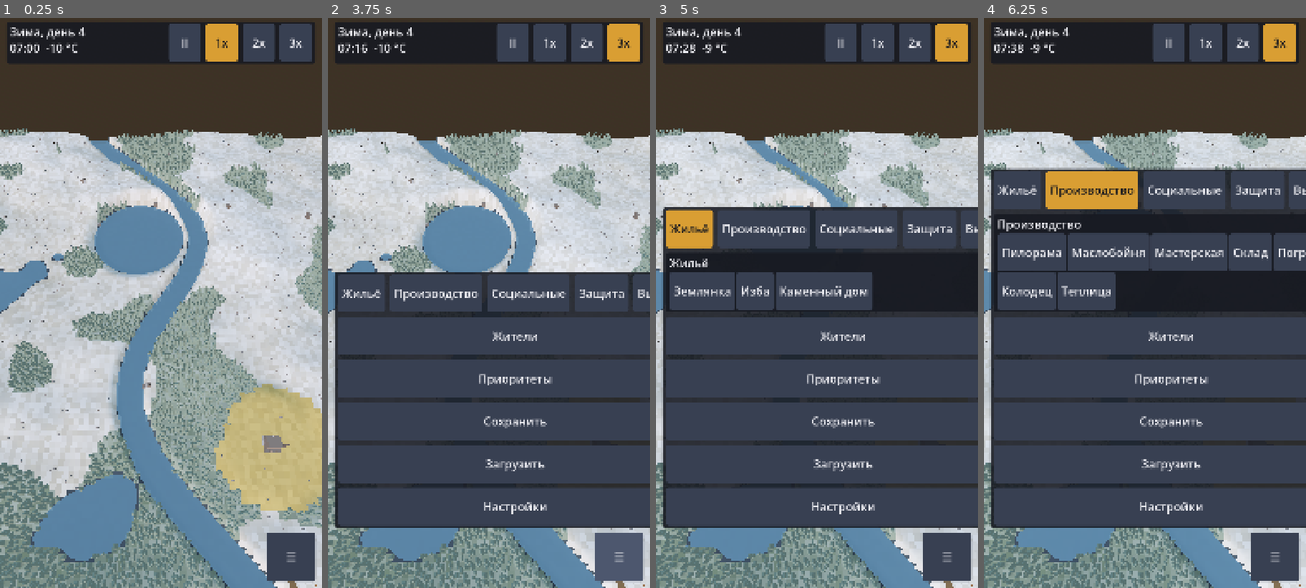
Above: before the commit, frames 1-4 (left to right).
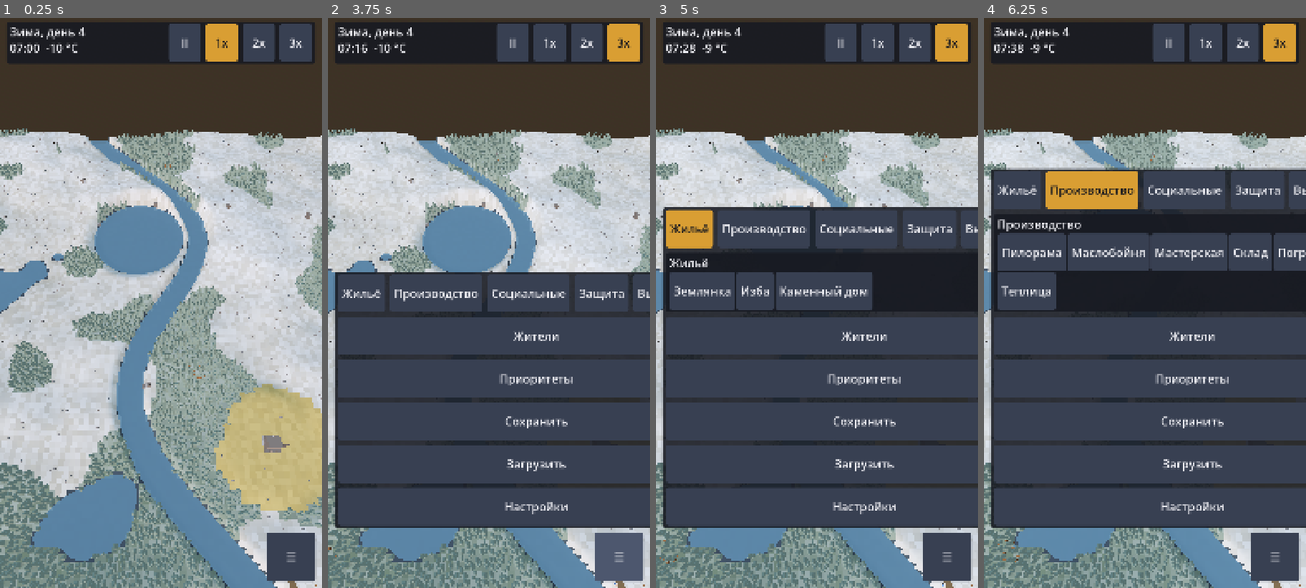
Above: after the commit, the same moments.

Repository: argunov250-del/LongDarks
Game: Godot game, scene res://scenes/main.tscn
Same seed, same stepped clock (60 frames per second), same inputs: the game is played once before the commit and once after it.
Inputs:
- Up to frame 1 (0.25 s): no input
- Up to frame 2 (3.75 s): click "II" at 0.5 s; click "1x" at 1.25 s; click "2x" at 2 s; click "3x" at 2.75 s; click "☰" at 3.5 s
- Up to frame 3 (5 s): click "Жильё" at 4.25 s
- Up to frame 4 (6.25 s): click "Жильё" at 5 s; click "Производство" at 5.75 s

The runs differ from the first frame. In frame 1, less than 0.1% of the frame differs, in the area x 35-76%, y 25-90%; in frame 2, 1.2%; in frame 3, 1.2%; in frame 4, 2.5%, in the area x 4-76%, y 24-96%.

Commit message:
feat: field brush UI, field/herd view, main wiring for food
Refs: design/gdd/food.md

Co-Authored-By: Claude Sonnet 5.5 <noreply@anthropic.com>
Claude-Session: https://claude.ai/code/session_01E81XnZbR2B2CpTCj79fqbj

Diff:
--- a/src/building/view/build_controller.gd
+++ b/src/building/view/build_controller.gd
@@ -44,6 +44,9 @@
 var selected_villager := -1
 var restore_menu := false
 var felling_mode := false
+var field_mode := false          # кисть полей (шаг 16): тот же режим кисти, цель — разметка поля
+var field_crop: StringName = &"grain"
+var food: FoodSystem
 var brush_radius := 6.0
 var brush_circle := true
 var brush_pos := Vector3.ZERO
@@ -71,6 +74,7 @@
 	hud.build_selected.connect(start_placement)
 	hud.action_pressed.connect(on_action)
 	hud.fell_requested.connect(start_felling_mode)
+	hud.field_requested.connect(start_field_mode)
 	hud.villager_card_requested.connect(select_villager)
 	sim.bus.subscribe(ConstructionSystem.TOPIC_CHANGED, _on_changed)
 	_on_changed({})
@@ -209,10 +213,25 @@
 	_update_brush()
 
 
+func start_field_mode() -> void:
+	if food == null:
+		return
+	start_felling_mode()
+	field_mode = true
+	_update_brush()
+
+
+func cycle_field_crop() -> void:
+	var i := FoodDefs.CROPS.find(field_crop)
+	field_crop = FoodDefs.CROPS[(i + 1) % FoodDefs.CROPS.size()]
+	_update_brush()
+
+
 func cancel_felling_mode() -> void:
 	if not felling_mode:
 		return
 	felling_mode = false
+	field_mode = false
 	brush_cells = []
 	if _brush != null:
 		_brush.queue_free()
@@ -235,7 +254,7 @@
 	if not felling_mode:
 		return 0
 	_update_brush()
-	var n := con.start_felling(brush_cells)
+	var n := food.designate(brush_cells, field_crop) if field_mode else con.start_felling(brush_cells)
 	cancel_felling_mode()
 	return n
 
@@ -246,7 +265,7 @@
 	var hit = pick_ground()
 	if hit != null:
 		brush_pos = hit
-	brush_cells = con.fell_cells_in_brush(brush_pos, brush_radius, brush_circle)
+	brush_cells = food.field_cells_in_brush(brush_pos, brush_radius, brush_circle) if field_mode else con.fell_cells_in_brush(brush_pos, brush_radius, brush_circle)
 	if _brush == null or _brush_drawn != brush_radius or _brush_circle_drawn != brush_circle:
 		if _brush != null:
 			_brush.queue_free()
@@ -268,6 +287,16 @@
 		_brush_drawn = brush_radius
 		_brush_circle_drawn = brush_circle
 	_brush.position = Vector3(brush_pos.x, con.ground_height(brush_pos) + 0.2, brush_pos.z)
+	if field_mode:
+		hud.show_actions("Поле: %s, %s, радиус %d м\nСвободных клеток: %d (лес сначала вырубить)" % [
+				FoodDefs.CROP_NAMES[field_crop].to_lower(), "круг" if brush_circle else "квадрат", roundi(brush_radius), brush_cells.size()], [
+			[&"field_crop", FoodDefs.CROP_NAMES[field_crop], true],
+			[&"fell_shape", "Круг" if not brush_circle else "Квадрат", true],
+			[&"fell_minus", "−", brush_radius > BRUSH_MIN],
+			[&"fell_plus", "+", brush_radius < BRUSH_MAX],
+			[&"fell_confirm", "Разметить", not brush_cells.is_empty()],
+			[&"fell_cancel", "Отмена", true]])
+		return
 	hud.show_actions("Вырубка: %s, радиус %d м\nДеревьев в %d клетках леса" % [
 			"круг" if brush_circle else "квадрат", roundi(brush_radius), brush_cells.size()], [
 		[&"fell_shape", "Круг" if not brush_circle else "Квадрат", true],
@@ -336,6 +365,9 @@
 	var rid := con.ruin_at(p)
 	if rid >= 0:
 		select_ruin(rid)
+	elif food != null and not food.field_at(map.cell_of(p.x, p.z)).is_empty():
+		clear_selection()
+		hud.show_actions(food.field_text(map.cell_of(p.x, p.z)), [[&"close", "Закрыть", true]])
 	else:
 		clear_selection()
 
@@ -425,6 +457,13 @@
 
 
 func _building_text(b: Building) -> String:
+	var base := _building_text_base(b)
+	if food != null and BuildingDefs.is_greenhouse(b.type) and b.is_done():
+		base += "\n" + food.greenhouse_text(b.id)
+	return base
+
+
+func _building_text_base(b: Building) -> String:
 	var t := BuildingDefs.display_name(b.type)
 	if b.is_done():
 		if production != null and production.is_producing_building(b.id):
@@ -518,6 +557,8 @@
 	match id:
 		&"fell_shape":
 			toggle_brush_shape()
+		&"field_crop":
+			cycle_field_crop()
 		&"fell_minus":
 			change_brush(-BRUSH_STEP)
 		&"fell_plus":
--- a/src/core/main.gd
+++ b/src/core/main.gd
@@ -9,6 +9,8 @@
 var weather_visuals: WeatherVisuals
 var climate: ClimateSystem
 var climate_birds: ClimateBirds
+var food: FoodSystem
+var food_view: FoodView
 var season_visuals: SeasonVisuals
 var world_view: WorldView
 var economy: EconomySystem
@@ -49,6 +51,11 @@
 	SimRunner.sim.register_system(climate)
 	climate.attach(SimRunner.sim)
 	climate.bind(seasons)
+	food = FoodSystem.new()
+	SimRunner.sim.register_system(food)
+	food.attach(SimRunner.sim)
+	food.bind(economy, world_map, construction, seasons, weather, climate)
+	villagers.food = food
 	world_view = WorldView.new()
 	world_view.name = "World"
 	add_child(world_view)
@@ -79,6 +86,10 @@
 	climate_birds.name = "ClimateBirds"
 	add_child(climate_birds)
 	climate_birds.setup(climate, seasons, world_map, economy.deposits, func() -> Vector3: return weather_visuals._focus_point())
+	food_view = FoodView.new()
+	food_view.name = "FoodView"
+	add_child(food_view)
+	food_view.setup(food, world_map, SimRunner.sim)
 	var rig: CameraRig = $CameraRig
 	rig.setup(world_map, $CameraRig/Camera3D)
 	SimRunner.sim.register_system(rig.save_system)
@@ -89,4 +100,5 @@
 	build_controller.production = production
 	build_controller.villagers = villagers
 	build_controller.villagers_view = villagers_view
+	build_controller.food = food
 	print("LongDarks: main scene ready, world %dx%d, terrain verts %d" % [world_map.size, world_map.size, world_view.terrain_vertex_count])
--- a/src/food/food_system.gd
+++ b/src/food/food_system.gd
@@ -42,6 +42,10 @@
 	weather = weather_in
 	climate = climate_in
 	_init_world()
+
+
+func attach(sim: Simulation) -> void:
+	_sim = sim
 
 
 static func is_food_kind(kind: StringName) -> bool:
--- /dev/null
+++ b/src/food/view/food_view.gd
@@ -0,0 +1,137 @@
+class_name FoodView
+extends Node3D
+## Step 16 (design/gdd/food.md): draws field cells (by crop/stage) and low-poly wild herds.
+
+const REFRESH := 1.5
+const FIELD_LIFT := 0.12
+const COLOR_DESIGNATED := Color(0.55, 0.45, 0.28, 0.75)
+const COLOR_PLOWED := Color(0.30, 0.20, 0.12)
+const COLOR_SOWN := Color(0.25, 0.45, 0.18)
+const RIPE_COLORS := {&"grain": Color(0.90, 0.78, 0.25), &"potato": Color(0.45, 0.55, 0.22), &"rapeseed": Color(0.95, 0.88, 0.15)}
+const DEER_COLOR := Color(0.50, 0.33, 0.18)
+const HARE_COLOR := Color(0.62, 0.58, 0.52)
+const MAX_PER_REGION := 12
+
+var food: FoodSystem
+var world: WorldMap
+var _fields: MeshInstance3D
+var _herds: Dictionary = {}     # region id -> Array[Node3D]
+var _acc := REFRESH
+var _dirty := true
+var _last_pos: Dictionary = {}
+
+
+func setup(food_in: FoodSystem, world_in: WorldMap, sim: Simulation) -> void:
+	food = food_in
+	world = world_in
+	_fields = MeshInstance3D.new()
+	_fields.name = "Fields"
+	var m := StandardMaterial3D.new()
+	m.vertex_color_use_as_albedo = true
+	m.transparency = BaseMaterial3D.TRANSPARENCY_ALPHA
+	m.roughness = 1.0
+	_fields.material_override = m
+	add_child(_fields)
+	sim.bus.subscribe(FoodSystem.TOPIC_CHANGED, func(_p: Dictionary) -> void: _dirty = true)
+
+
+func _process(delta: float) -> void:
+	update(delta)
+
+
+## Frame update (also called directly by tests/screenshots).
+func update(delta: float) -> void:
+	if food == null:
+		return
+	_acc += delta
+	if _dirty or _acc >= REFRESH:
+		_acc = 0.0
+		_dirty = false
+		rebuild_fields()
+	_sync_herds(delta)
+
+
+func field_color(f: Dictionary) -> Color:
+	match f["stage"]:
+		FoodSystem.Stage.PLOWED:
+			return COLOR_PLOWED
+		FoodSystem.Stage.SOWN:
+			return COLOR_PLOWED.lerp(COLOR_SOWN, clampf(0.35 + f["growth"], 0.0, 1.0)).lerp(RIPE_COLORS[f["crop"]], clampf(f["growth"] - 0.6, 0.0, 0.4) * 2.0)
+		FoodSystem.Stage.RIPE:
+			return RIPE_COLORS[f["crop"]]
+	return COLOR_DESIGNATED
+
+
+func rebuild_fields() -> void:
+	var verts := PackedVector3Array()
+	var cols := PackedColorArray()
+	var norms := PackedVector3Array()
+	var idx := PackedInt32Array()
+	var cs := world.cell_size
+	for i in food.fields:
+		var f: Dictionary = food.fields[i]
+		var c := Vector3(i % world.size, 0.0, i / world.size)
+		var col := field_color(f)
+		var base := verts.size()
+		for k in 4:
+			var x := (c.x + (k & 1)) * cs
+			var z := (c.z + (k >> 1)) * cs
+			verts.append(Vector3(x, world.height_at(x, z) + FIELD_LIFT, z))
+			norms.append(Vector3.UP)
+			cols.append(col)
+		idx.append_array(PackedInt32Array([base, base + 2, base + 1, base + 1, base + 2, base + 3]))
+	if verts.is_empty():
+		_fields.mesh = null
+		return
+	var arr := []
+	arr.resize(Mesh.ARRAY_MAX)
+	arr[Mesh.ARRAY_VERTEX] = verts
+	arr[Mesh.ARRAY_NORMAL] = norms
+	arr[Mesh.ARRAY_COLOR] = cols
+	arr[Mesh.ARRAY_INDEX] = idx
+	var mesh := ArrayMesh.new()
+	mesh.add_surface_from_arrays(Mesh.PRIMITIVE_TRIANGLES, arr)
+	_fields.mesh = mesh
+
+
+func _make_animal(species: StringName) -> Node3D:
+	var n := Node3D.new()
+	var col: Color = DEER_COLOR if species == &"deer" else HARE_COLOR
+	var s := 1.0 if species == &"deer" else 0.4
+	var mat := StandardMaterial3D.new()
+	mat.albedo_color = col
+	var parts := [[Vector3(0.9, 0.5, 0.4), Vector3(0, 0.85, 0)], [Vector3(0.25, 0.3, 0.25), Vector3(0.55, 1.15, 0)],
+		[Vector3(0.12, 0.6, 0.12), Vector3(0.3, 0.3, 0.12)], [Vector3(0.12, 0.6, 0.12), Vector3(0.3, 0.3, -0.12)],
+		[Vector3(0.12, 0.6, 0.12), Vector3(-0.3, 0.3, 0.12)], [Vector3(0.12, 0.6, 0.12), Vector3(-0.3, 0.3, -0.12)]]
+	for p in parts:
+		var mi := MeshInstance3D.new()
+		var bm := BoxMesh.new()
+		bm.size = p[0] * s
+		mi.mesh = bm
+		mi.position = p[1] * s
+		mi.material_override = mat
+		n.add_child(mi)
+	add_child(n)
+	return n
+
+
+func _sync_herds(_delta: float) -> void:
+	for r in food.regions:
+		var want := mini(food.region_visible_animals(r), MAX_PER_REGION)
+		var list: Array = _herds.get(r["id"], [])
+		while list.size() > want:
+			(list.pop_back() as Node3D).queue_free()
+		while list.size() < want:
+			list.append(_make_animal(r["species"]))
+		_herds[r["id"]] = list
+		var p: Vector3 = r["pos"]
+		for k in list.size():
+			var a := float(k) * 2.4 + float(r["id"])
+			var off := Vector3(cos(a), 0.0, sin(a)) * (1.5 + 0.8 * float(k % 4))
+			var pos := Vector3(p.x + off.x, 0.0, p.z + off.z)
+			pos.y = world.height_at(pos.x, pos.z)
+			var n: Node3D = list[k]
+			var old: Vector3 = n.position
+			n.position = pos
+			if pos.distance_to(old) > 0.01:
+				n.rotation.y = atan2(-(pos.z - old.z), pos.x - old.x)
--- a/src/ui/hud.gd
+++ b/src/ui/hud.gd
@@ -7,6 +7,7 @@
 ## чтобы жесты камеры работали вне элементов управления.
 
 signal build_selected(type_id: StringName)   # выбрано здание во вкладке строительства
+signal field_requested                        # «Поле» (шаг 16): кисть полей с выбором культуры
 signal fell_requested                         # кнопка «Вырубка» во вкладках строительства
 signal action_pressed(id: StringName)         # кнопка панели действий (размещение/здание/руина)
 signal villager_card_requested(id: int)       # «Карточка» в списке жителей
@@ -24,6 +25,7 @@
 var time_label: Label
 var speed_buttons: Array[Button] = []
 var tab_buttons: Array[Button] = []
+var field_button: Button
 var fell_button: Button      # режим вырубки леса (рядом с вкладками)
 var menu_button: Button      # ландшафт: кнопка меню в верхней панели
 var fab: Button              # портрет: плавающая кнопка
@@ -281,6 +283,10 @@
 	fell_button.size_flags_horizontal = Control.SIZE_EXPAND_FILL
 	fell_button.pressed.connect(func(): fell_requested.emit())
 	_tabs_row.add_child(fell_button)
+	field_button = _mk_button("Поле")
+	field_button.size_flags_horizontal = Control.SIZE_EXPAND_FILL
+	field_button.pressed.connect(func(): field_requested.emit())
+	_tabs_row.add_child(field_button)
 	_tab_panel = PanelContainer.new()
 	_tab_title = Label.new()
 	_tab_title.mouse_filter = Control.MOUSE_FILTER_IGNORE
@@ -389,7 +395,7 @@
 	var gap := roundi(6.0 * _dp)
 	for c in [_top_row, _tabs_row, _dock, _menu_box, _sheet_box]:
 		c.add_theme_constant_override("separation", gap)
-	for b in tab_buttons + [fell_button, menu_button, save_button, load_button, settings_button, villagers_button, priorities_button]:
+	for b in tab_buttons + [fell_button, field_button, menu_button, save_button, load_button, settings_button, villagers_button, priorities_button]:
 		b.custom_minimum_size = Vector2(0.0, touch)
 	for b in speed_buttons:
 		b.custom_minimum_size = Vector2(touch if land else touch * 0.85, touch)
Not shown, added: src/food/view/food_view.gd.uid
